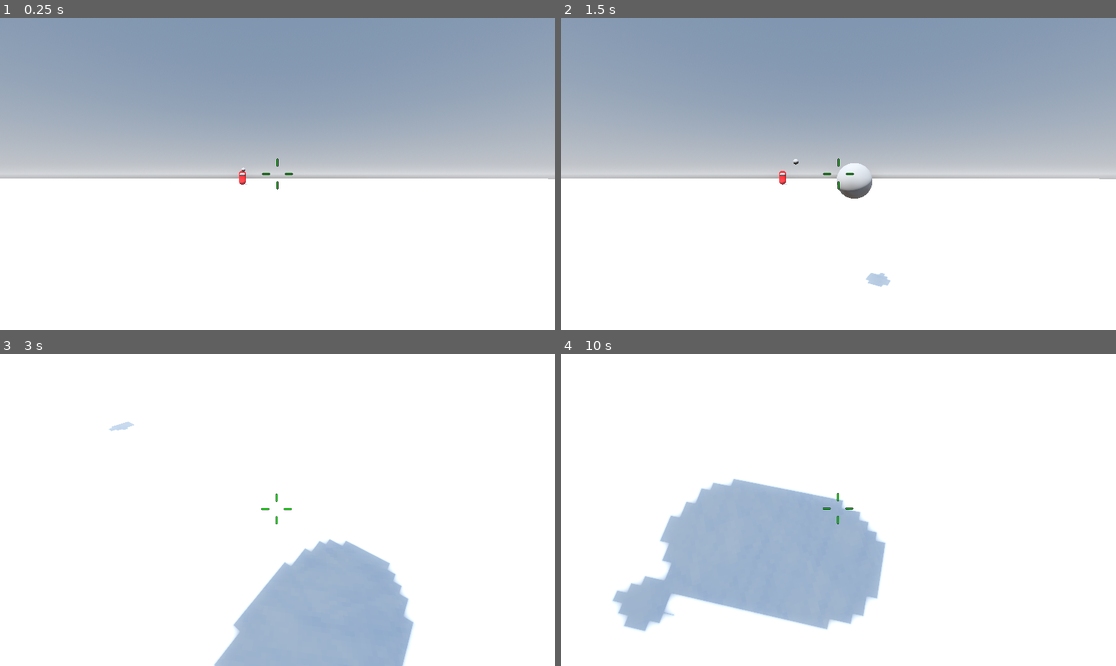
Above: before the commit, frames 1-4 (two rows, left to right).
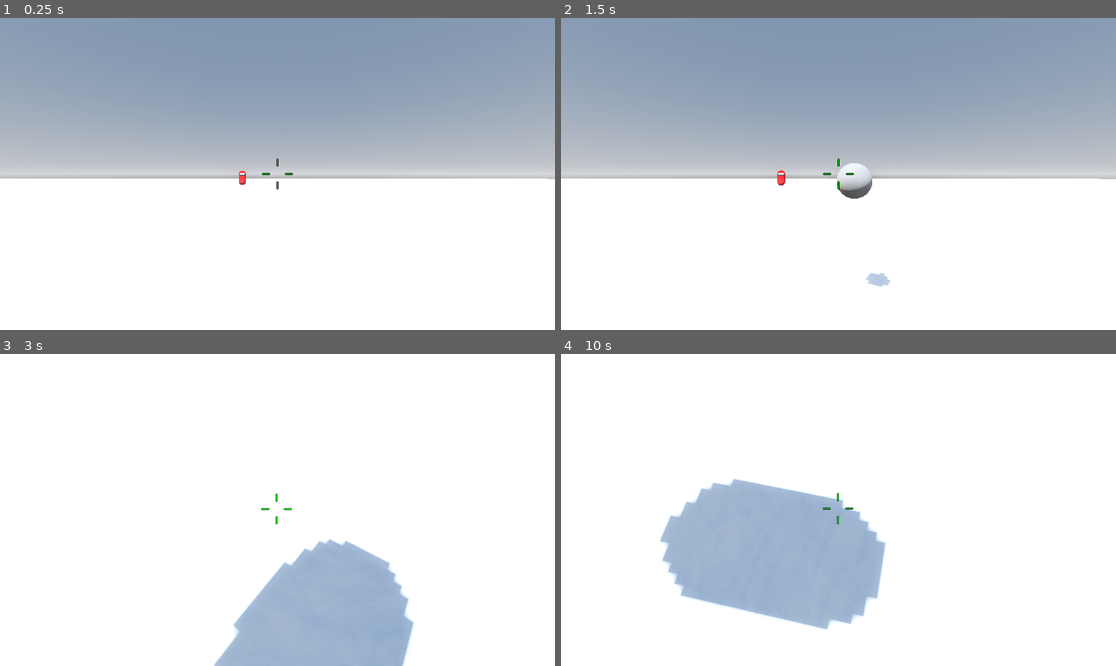
Above: after the commit, the same moments.

Repository: ArttuPyry/Snowfight_3D
Game: Godot game, scene res://temp/testworld.tscn
Two runs of this game, one before a commit and one after it. Both use one fixed random seed, a clock stepped at 60 frames per second and the inputs below.
Inputs:
- Up to frame 1 (0.25 s): no input
- Up to frame 2 (1.5 s): hold D (move_right) 0.53-1.28 s; tap C (attack) at 0.6, 1.35 s; hold S (move_backwards) from 1.28 s (still down)
- Up to frame 3 (3 s): release S (move_backwards) at 2.03 s; hold D (move_right) 2.03-2.78 s; hold K (look_down) 2.03-2.78 s; tap C (attack) at 2.3 s; hold W (move_forward) from 2.78 s (still down); tap J (look_left) at 2.85 s
- Up to frame 4 (10 s): tap C (attack) at 3.05, 3.8, 4.55, 5.1, 5.85, 6.8, 7.55, 8.3, 9.05, 9.6 s; release W (move_forward) at 3.53 s; hold L (look_right) 3.53-4.28 s; hold A (move_left) 3.53-5.03 s; tap R (reload) at 4.15 s; tap I (look_up) at 4.35, 8.85 s; tap Enter at 5 s; hold S (move_backwards) 5.03-5.78 s; tap Space at 5.75 s; hold D (move_right) 5.78-6.53 s; hold W (move_forward) 6.53-7.28 s; hold K (look_down) 6.53-7.28 s; hold D (move_right) 7.28-8.03 s; tap J (look_left) at 7.35 s; hold S (move_backwards) 8.03-8.78 s; hold L (look_right) 8.03-8.78 s; hold A (move_left) 8.78-9.53 s; hold W (move_forward) from 9.53 s (still down)

The runs differ from the first frame. In frame 1, less than 0.1% of the frame differs, in the area x 43-45%, y 47-54%; in frame 2, less than 0.1%; in frame 3, less than 0.1%; in frame 4, 1.5%, in the area x 9-23%, y 69-90%.

Commit message:
Added base for snow shovel attack

Diff:
--- a/enemy.gd
+++ b/enemy.gd
@@ -13,5 +13,8 @@
 @export var player_path : NodePath
 @export var player : Node3D
 
+enum AttackType {snowball, shovel}
+@export var attack_type  :  AttackType
+
 func target_in_range():
 	return self.global_position.distance_to(player.global_position) < attack_range
--- a/enemy.tscn
+++ b/enemy.tscn
@@ -1,8 +1,10 @@
-[gd_scene load_steps=16 format=3 uid="uid://bymmthfacjw6x"]
+[gd_scene load_steps=23 format=3 uid="uid://bymmthfacjw6x"]
 
 [ext_resource type="Script" path="res://enemy.gd" id="1_cejq6"]
 [ext_resource type="Script" path="res://scripts/actor componenets/energy_component.gd" id="1_iyb6k"]
+[ext_resource type="Script" path="res://scripts/actor componenets/hitbox_component.gd" id="3_cg5tg"]
 [ext_resource type="Script" path="res://scripts/enemy/enemy_vision.gd" id="3_dq5an"]
+[ext_resource type="Script" path="res://shovel_attack.gd" id="3_lt02x"]
 [ext_resource type="Script" path="res://scripts/actor componenets/hurtbox_component.gd" id="3_o7c67"]
 [ext_resource type="Script" path="res://scripts/enemy/enemy_finite_state_machine.gd" id="4_x3nni"]
 [ext_resource type="Script" path="res://scripts/enemy/enemy_idle_state.gd" id="6_75f5o"]
@@ -10,6 +12,67 @@
 [ext_resource type="Script" path="res://scripts/enemy/enemy_chase_state.gd" id="8_b4f44"]
 [ext_resource type="Script" path="res://scripts/enemy/enemy_attack_state.gd" id="9_5dtut"]
 [ext_resource type="Script" path="res://scripts/enemy/enemy_stunned_state.gd" id="10_3mccy"]
+
+[sub_resource type="Animation" id="Animation_mdnx0"]
+resource_name = "temp_attack"
+length = 1.1
+tracks/0/type = "value"
+tracks/0/imported = false
+tracks/0/enabled = true
+tracks/0/path = NodePath("ShovelAttack/HitboxComponent/CollisionShape3D2:disabled")
+tracks/0/interp = 1
+tracks/0/loop_wrap = true
+tracks/0/keys = {
+"times": PackedFloat32Array(0, 0.5, 1, 1.1),
+"transitions": PackedFloat32Array(1, 1, 1, 1),
+"update": 1,
+"values": [true, false, false, true]
+}
+tracks/1/type = "value"
+tracks/1/imported = false
+tracks/1/enabled = true
+tracks/1/path = NodePath("ShovelAttack:visible")
+tracks/1/interp = 1
+tracks/1/loop_wrap = true
+tracks/1/keys = {
+"times": PackedFloat32Array(0, 0.5, 1, 1.1),
+"transitions": PackedFloat32Array(1, 1, 1, 1),
+"update": 1,
+"values": [false, true, true, false]
+}
+
+[sub_resource type="Animation" id="Animation_redif"]
+length = 0.001
+tracks/0/type = "value"
+tracks/0/imported = false
+tracks/0/enabled = true
+tracks/0/path = NodePath("ShovelAttack/HitboxComponent/CollisionShape3D2:disabled")
+tracks/0/interp = 1
+tracks/0/loop_wrap = true
+tracks/0/keys = {
+"times": PackedFloat32Array(0),
+"transitions": PackedFloat32Array(1),
+"update": 1,
+"values": [true]
+}
+tracks/1/type = "value"
+tracks/1/imported = false
+tracks/1/enabled = true
+tracks/1/path = NodePath("ShovelAttack:visible")
+tracks/1/interp = 1
+tracks/1/loop_wrap = true
+tracks/1/keys = {
+"times": PackedFloat32Array(0),
+"transitions": PackedFloat32Array(1),
+"update": 1,
+"values": [false]
+}
+
+[sub_resource type="AnimationLibrary" id="AnimationLibrary_xj4hv"]
+_data = {
+"RESET": SubResource("Animation_redif"),
+"temp_attack": SubResource("Animation_mdnx0")
+}
 
 [sub_resource type="StandardMaterial3D" id="StandardMaterial3D_37c6i"]
 albedo_color = Color(1, 0, 0, 1)
@@ -19,6 +82,12 @@
 
 [sub_resource type="ConvexPolygonShape3D" id="ConvexPolygonShape3D_xolu2"]
 points = PackedVector3Array(-0.125207, -0.532801, -0.480507, 0.0227831, 0.47607, 0.498884, 0.169713, 0.559144, 0.464172 …(924 unchanged characters)…
+
+[sub_resource type="PrismMesh" id="PrismMesh_4efrs"]
+size = Vector3(1, 1.5, 1)
+
+[sub_resource type="ConvexPolygonShape3D" id="ConvexPolygonShape3D_mqemb"]
+points = PackedVector3Array(-0.011215, 0.716355, 0.481398, -0.49606, -0.738179, -0.49606, 0.127839, -0.744188, -0.5, 0.10464, -0.744188, 0.5, -0.511905, -0.690315, 0.511905, -0.011215, 0.716355, -0.481398, 0.511905, -0.690464, 0.511905, 0.511905, -0.690464, -0.511905, -0.511905, -0.690315, -0.511905, 0.011125, 0.716625, 0.48158, 0.496155, -0.738466, 0.496155, 0.011125, 0.716625, -0.48158, -0.49606, -0.738179, 0.49606, 0.496155, -0.738466, -0.496155, 0.105457, -0.75, -0.0584996)
 
 [sub_resource type="CapsuleMesh" id="CapsuleMesh_r0p0q"]
 radius = 0.2
@@ -32,6 +101,11 @@
 collision_mask = 0
 script = ExtResource("1_cejq6")
 vision_arc = 90.0
+
+[node name="AnimationPlayer" type="AnimationPlayer" parent="."]
+libraries = {
+"": SubResource("AnimationLibrary_xj4hv")
+}
 
 [node name="NavigationAgent3D" type="NavigationAgent3D" parent="."]
 path_height_offset = -0.5
@@ -49,6 +123,22 @@
 
 [node name="ShootSpot" type="Node3D" parent="."]
 transform = Transform3D(1, 0, 0, 0, 1, 0, 0, 0, 1, -0.000117391, 0.283064, -0.971933)
+
+[node name="ShovelAttack" type="MeshInstance3D" parent="."]
+transform = Transform3D(-4.37114e-08, 0, 1, 1, -4.37114e-08, 4.37114e-08, 4.37114e-08, 1, 1.91069e-15, 0, 0, -1.84889)
+visible = false
+mesh = SubResource("PrismMesh_4efrs")
+script = ExtResource("3_lt02x")
+
+[node name="HitboxComponent" type="Area3D" parent="ShovelAttack" node_paths=PackedStringArray("attack")]
+transform = Transform3D(1, 0, 8.35187e-23, 0, 1, 0, 8.35187e-23, 0, 1, 0, 0, 0)
+script = ExtResource("3_cg5tg")
+attack = NodePath("..")
+
+[node name="CollisionShape3D2" type="CollisionShape3D" parent="ShovelAttack/HitboxComponent"]
+transform = Transform3D(1, 0, 8.35187e-23, 0, 1, 0, 8.35187e-23, 0, 1, 0, 0, 0)
+shape = SubResource("ConvexPolygonShape3D_mqemb")
+disabled = true
 
 [node name="Face" type="MeshInstance3D" parent="."]
 transform = Transform3D(-4.37114e-08, 1, -4.37114e-08, 0, -4.37114e-08, -1, -1, -4.37114e-08, 1.91069e-15, 0, 0.466, -0.415)
--- a/scripts/actor componenets/hitbox_component.gd
+++ b/scripts/actor componenets/hitbox_component.gd
@@ -3,11 +3,11 @@
 
 var damage
 var attacking_actor
-@onready var snowball = $".."
+@export var attack : Node3D
 
 func _ready():
-	attacking_actor = snowball.attacking_actor
-	damage = snowball.damage
+	attacking_actor = attack.attacking_actor
+	damage = attack.damage
 
 func _init() -> void:
 	collision_layer = 8
--- a/scripts/enemy/enemy_attack_state.gd
+++ b/scripts/enemy/enemy_attack_state.gd
@@ -4,21 +4,29 @@
 const Snowball = preload("res://snowball.tscn")
 @onready var current_actor = $"../.."
 @onready var shoot_spot = $"../../ShootSpot"
+@onready var animation_player = $"../../AnimationPlayer"
+@onready var shovel_attack = $"../../ShovelAttack"
+
 
 var NUM_OF_ITERATIONS = 5
 
 var speedy = 10
 
 func _ready():
+	shovel_attack.attacking_actor = "enemy"
 	set_process(false)
 
 func _enter_state() -> void:
 	set_process(true)
 	print("me attack")
 
-	_throw_snowball()
+	# 0 = snowball, 1 = shovel
+	if current_actor.attack_type == 0:
+		_throw_snowball()
+	elif current_actor.attack_type == 1:
+		_shovel_snow()
+
 	await get_tree().create_timer(1, false).timeout
-
 	state_transition.emit(self, "EnemyChaseState")
 
 func _throw_snowball():
@@ -72,7 +80,8 @@
 	return min(angle_optimal, angle_long)
 
 func _shovel_snow() -> void:
-	pass
+	animation_player.play("temp_attack")
+	await animation_player.animation_finished
 
 func _process(_delta):
 	current_actor.look_at(Vector3(current_actor.player.global_position.x, current_actor.global_position.y, current_actor.player.global_position.z), Vector3.UP)
--- /dev/null
+++ b/shovel_attack.gd
@@ -0,0 +1,4 @@
+extends Node3D
+
+@export var damage = 5
+var attacking_actor : String
--- a/snowball.tscn
+++ b/snowball.tscn
@@ -25,10 +25,11 @@
 [node name="CollisionShape3D" type="CollisionShape3D" parent="."]
 shape = SubResource("ConvexPolygonShape3D_hptpw")
 
-[node name="HitboxComponent" type="Area3D" parent="."]
+[node name="HitboxComponent" type="Area3D" parent="." node_paths=PackedStringArray("attack")]
 collision_layer = 0
 collision_mask = 8
 script = ExtResource("2_etaij")
+attack = NodePath("..")
 
 [node name="CollisionShape3D" type="CollisionShape3D" parent="HitboxComponent"]
 shape = SubResource("SphereShape3D_i3it1")
--- a/temp/testworld.tscn
+++ b/temp/testworld.tscn
@@ -60,9 +60,9 @@
 
 [node name="Enemy5" parent="." node_paths=PackedStringArray("player") instance=ExtResource("1_44f8b")]
 transform = Transform3D(1, 0, 0, 0, 1, 0, 0, 0, 1, 0, 1, 35)
-attack_range = 40.0
 player_path = NodePath("../Player")
 player = NodePath("../Player")
+attack_type = 1
 
 [node name="WorldEnvironment" type="WorldEnvironment" parent="."]
 environment = SubResource("Environment_2bqjs")
